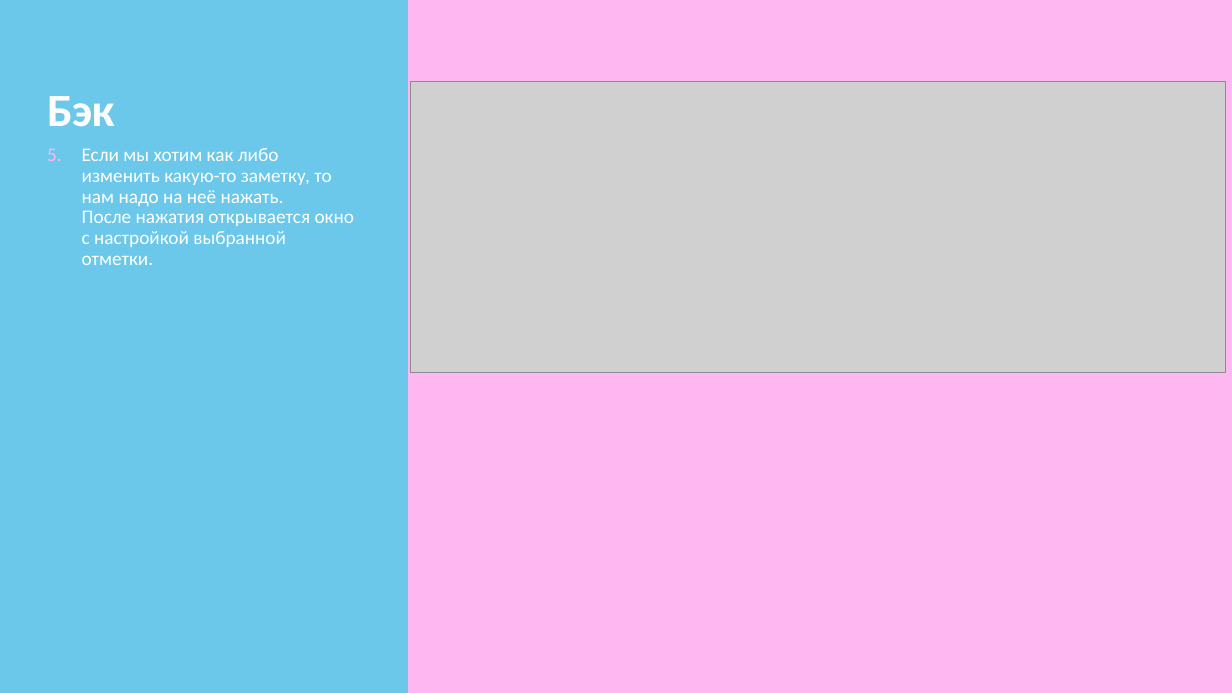
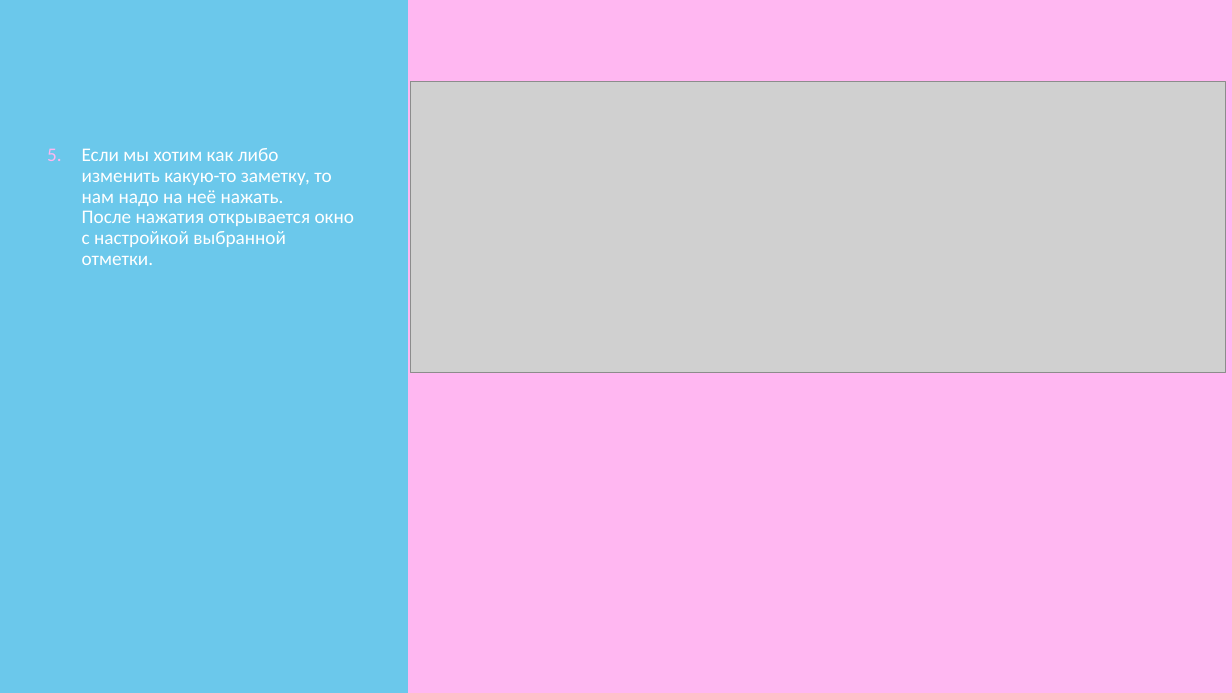
Before and after one commit to todoer-dev/specifications, a slide deck: slide 12 of Presentation/Todoer-dev.pptx. Drawn at 1232x693 pixels with LibreOffice and Linux fonts; fonts in the diff are those of the drawing; grey boxes stand for pictures. Boxes give left, top, right and bottom in pixels: in the first picture for what was removed or moved away, otherwise in the second. Text is boxed around its words. In the diff, an @@ line names an element or a change of style, - is before the commit and + after.

```diff
--- a/Presentation/Todoer-dev.pptx
+++ b/Presentation/Todoer-dev.pptx
@@ title removed at (47, 96, 114, 127) @@
-Бэк
```
Also in this commit, not shown: 12 other slides changed, 1 other file.
